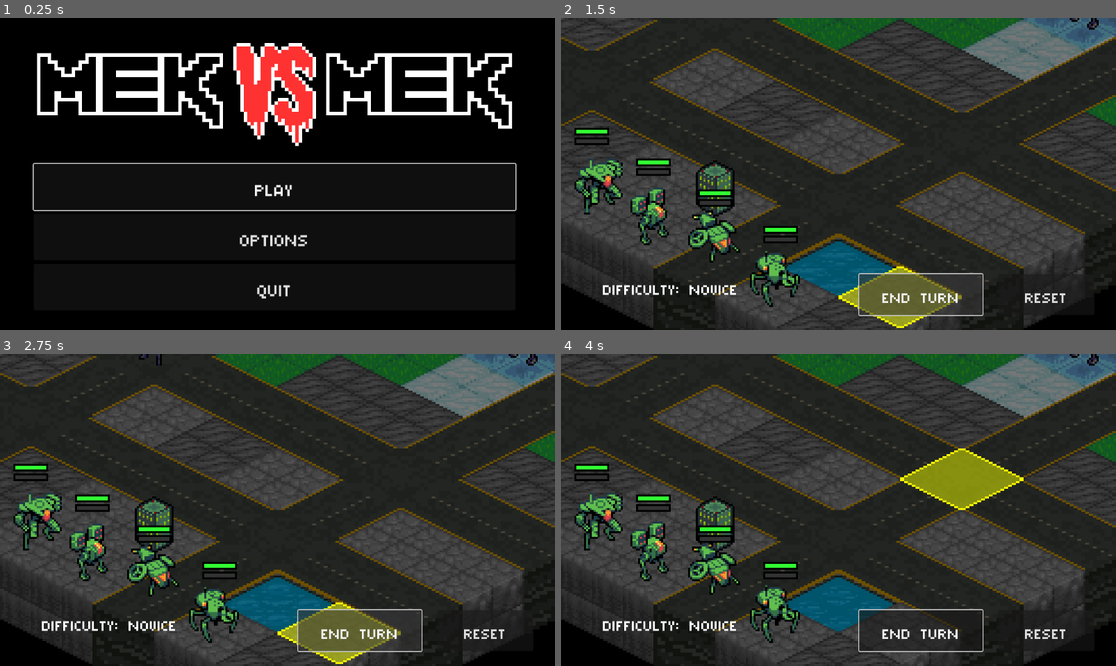
Above: before the commit, frames 1-4 (two rows, left to right).
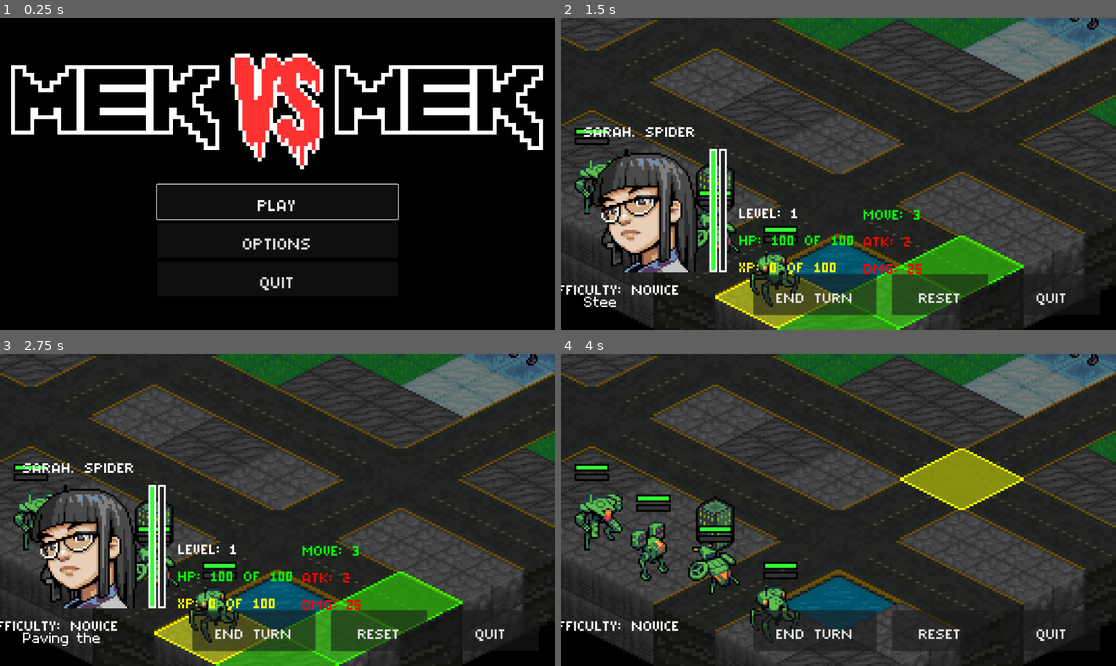
Above: after the commit, the same moments.

Repository: Tekknobot/Terrain
Game: Godot game, scene res://Scenes/TitleScreen.tscn
Same seed, same stepped clock (60 frames per second), same inputs: the game is played once before the commit and once after it.
Inputs (mouse positions are in pixels of both pictures, inside the frame that each line leads up to):
- Up to frame 1 (0.25 s): no input
- Up to frame 2 (1.5 s): click "PLAY" at 0.5 s; click "END TURN" at 1.25 s
- Up to frame 3 (2.75 s): click "END TURN" at 2 s
- Up to frame 4 (4 s): click "END TURN" at 2.75 s; move the mouse to (960, 494) at 3.52 s; click (960, 494) at 3.67 s

The runs differ from the first frame. In frame 1, 15% of the frame differs, in the area x 2-98%, y 8-90%; in frame 2, 16%; in frame 3, 16%, in the area x 0-90%, y 0-100%; in frame 4, 2.6%.

Commit message:
Animate logotype.

Diff:
--- a/Scenes/Main.tscn
+++ b/Scenes/Main.tscn
@@ -268,14 +268,14 @@
 
 [node name="HBoxContainer" type="HBoxContainer" parent="CanvasLayer/Control"]
 layout_mode = 0
-offset_left = -213.0
+offset_left = -333.0
 offset_top = 19.0
-offset_right = 507.0
+offset_right = 819.0
 offset_bottom = 104.0
 theme_override_constants/separation = 32
 
 [node name="MapDetails" type="RichTextLabel" parent="CanvasLayer/Control/HBoxContainer"]
-custom_minimum_size = Vector2(500, 0)
+custom_minimum_size = Vector2(400, 0)
 layout_mode = 2
 theme_override_fonts/normal_font = ExtResource("39_jffjd")
 theme_override_font_sizes/normal_font_size = 64
@@ -294,6 +294,13 @@
 theme_override_fonts/font = ExtResource("39_jffjd")
 theme_override_font_sizes/font_size = 64
 text = "RESET"
+
+[node name="Quit" type="Button" parent="CanvasLayer/Control/HBoxContainer"]
+custom_minimum_size = Vector2(200, 72)
+layout_mode = 2
+theme_override_fonts/font = ExtResource("39_jffjd")
+theme_override_font_sizes/font_size = 64
+text = "Quit"
 
 [node name="HUDLayer" type="CanvasLayer" parent="."]
 
@@ -446,3 +453,4 @@
 
 [connection signal="pressed" from="CanvasLayer/Control/HBoxContainer/EndTurn" to="TileMap" method="_on_end_turn_button_pressed"]
 [connection signal="pressed" from="CanvasLayer/Control/HBoxContainer/Reset" to="TileMap" method="_on_reset_pressed"]
+[connection signal="pressed" from="CanvasLayer/Control/HBoxContainer/Quit" to="TileMap" method="_on_back_pressed"]
--- a/Scenes/TitleScreen.tscn
+++ b/Scenes/TitleScreen.tscn
@@ -1,8 +1,27 @@
-[gd_scene load_steps=4 format=3 uid="uid://batrh3n2sl8lr"]
+[gd_scene load_steps=7 format=3 uid="uid://batrh3n2sl8lr"]
 
 [ext_resource type="Script" path="res://Scripts/TitleScreen.gd" id="1_86o6v"]
-[ext_resource type="Texture2D" uid="uid://wbeysxnh3igr" path="res://Sprites/TitleScreen/Mek_Logotype.png" id="1_dndpa"]
 [ext_resource type="FontFile" uid="uid://buw362wjb8o8d" path="res://Fonts/magofonts/mago2.ttf" id="2_gujq3"]
+[ext_resource type="Texture2D" uid="uid://d1vnyhhkriimy" path="res://Sprites/TitleScreen/Mek_Logotype1.png" id="2_tmndk"]
+[ext_resource type="Texture2D" uid="uid://dj4fnoch5vla4" path="res://Sprites/TitleScreen/Mek_Logotype2.png" id="3_10bkj"]
+[ext_resource type="Texture2D" uid="uid://gxe16nmoq2wg" path="res://Sprites/TitleScreen/Mek_Logotype3.png" id="4_wxl8i"]
+
+[sub_resource type="SpriteFrames" id="SpriteFrames_70vl7"]
+animations = [{
+"frames": [{
+"duration": 1.0,
+"texture": ExtResource("2_tmndk")
+}, {
+"duration": 1.0,
+"texture": ExtResource("3_10bkj")
+}, {
+"duration": 1.0,
+"texture": ExtResource("4_wxl8i")
+}],
+"loop": true,
+"name": &"default",
+"speed": 12.0
+}]
 
 [node name="Control" type="Control"]
 layout_mode = 3
@@ -11,10 +30,10 @@
 anchor_top = 0.5
 anchor_right = 0.5
 anchor_bottom = 0.5
-offset_left = -506.0
-offset_top = -201.0
-offset_right = -506.0
-offset_bottom = -201.0
+offset_left = -500.0
+offset_top = -65.0
+offset_right = -500.0
+offset_bottom = -65.0
 grow_horizontal = 2
 grow_vertical = 2
 script = ExtResource("1_86o6v")
@@ -29,21 +48,22 @@
 layout_mode = 2
 theme_override_constants/separation = 8
 
-[node name="TextureRect" type="TextureRect" parent="CenterContainer/VBoxContainer"]
-custom_minimum_size = Vector2(1000, 250)
-layout_mode = 2
-texture = ExtResource("1_dndpa")
-stretch_mode = 4
+[node name="AnimatedSprite2D" type="AnimatedSprite2D" parent="CenterContainer/VBoxContainer"]
+position = Vector2(249, -152)
+scale = Vector2(8, 8)
+sprite_frames = SubResource("SpriteFrames_70vl7")
+autoplay = "default"
+frame_progress = 0.651043
 
 [node name="Play" type="Button" parent="CenterContainer/VBoxContainer"]
-custom_minimum_size = Vector2(0, 96)
+custom_minimum_size = Vector2(500, 72)
 layout_mode = 2
 theme_override_fonts/font = ExtResource("2_gujq3")
 theme_override_font_sizes/font_size = 72
 text = "PLAY"
 
 [node name="Options" type="Button" parent="CenterContainer/VBoxContainer"]
-custom_minimum_size = Vector2(0, 96)
+custom_minimum_size = Vector2(500, 72)
 layout_mode = 2
 theme_override_fonts/font = ExtResource("2_gujq3")
 theme_override_font_sizes/font_size = 72
@@ -51,7 +71,7 @@
 "
 
 [node name="Quit" type="Button" parent="CenterContainer/VBoxContainer"]
-custom_minimum_size = Vector2(0, 96)
+custom_minimum_size = Vector2(500, 72)
 layout_mode = 2
 theme_override_fonts/font = ExtResource("2_gujq3")
 theme_override_font_sizes/font_size = 72
--- a/Scripts/TileMap.gd
+++ b/Scripts/TileMap.gd
@@ -926,3 +926,8 @@
 
 	# Transition to the next mission/level.
 	get_tree().change_scene_to_file("res://Scenes/Main.tscn")
+
+
+func _on_back_pressed() -> void:
+	# Transition to the next mission/level.
+	get_tree().change_scene_to_file("res://Scenes/TitleScreen.tscn")
Renamed: Sprites/TitleScreen/Mek_Logotype.png -> Sprites/TitleScreen/Mek_Logotype1.png
Not shown, added: Sprites/TitleScreen/Mek_Logotype1.png.import
Binary file added: Sprites/TitleScreen/Mek_Logotype2.png
Not shown, added: Sprites/TitleScreen/Mek_Logotype2.png.import
Binary file added: Sprites/TitleScreen/Mek_Logotype3.png
Not shown, changed: Sprites/TitleScreen/Mek_Logotype3.png.import
